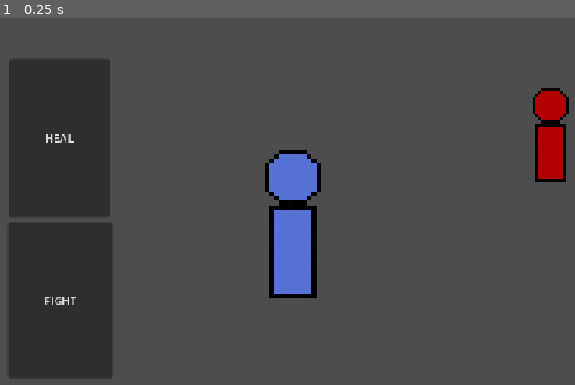
Above: before the commit, frame 1.
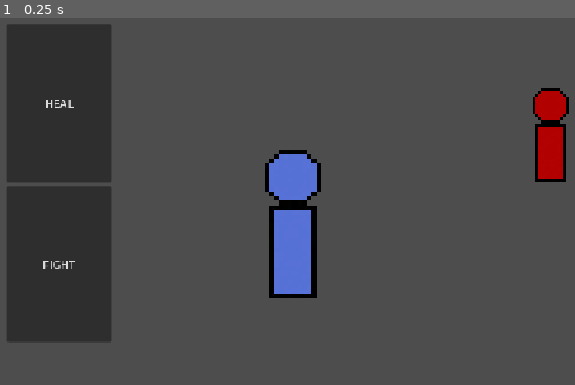
Above: after the commit, the same moment.

Repository: Vix-txt/prototype-of-dftb
Game: Godot game, scene res://scenes/game.tscn
Same seed, same stepped clock (60 frames per second), same inputs: the game is played once before the commit and once after it.
Inputs:
- Up to frame 1 (0.25 s): no input

The runs differ from the first frame. In frame 1, 4.1% of the frame differs, in the area x 1-20%, y 1-98%.

Commit message:
changed heal text

Diff:
--- a/scenes/BattleUI.tscn
+++ b/scenes/BattleUI.tscn
@@ -17,10 +17,10 @@
 
 [node name="FightButton" type="Button" parent="Control" unique_id=2047318990]
 layout_mode = 1
-offset_left = 55.0
-offset_top = 384.0
-offset_right = 206.0
-offset_bottom = 608.0
+offset_left = 53.0
+offset_top = 332.0
+offset_right = 204.0
+offset_bottom = 556.0
 pivot_offset = Vector2(549, -62)
 action_mode = 0
 text = "FIGHT"
@@ -28,10 +28,10 @@
 
 [node name="HealButton" type="Button" parent="Control" unique_id=1169639102]
 layout_mode = 0
-offset_left = 56.0
-offset_top = 148.0
-offset_right = 201.0
-offset_bottom = 376.0
+offset_left = 53.0
+offset_top = 98.0
+offset_right = 204.0
+offset_bottom = 326.0
 text = "HEAL
 "
 script = ExtResource("2_ktx7n")
--- a/scenes/player.gd
+++ b/scenes/player.gd
@@ -16,11 +16,11 @@
 	if battlemanager.dead != true:
 		if health + 25 < max_health and battlemanager.turn == "player":
 			health += 25
-			print("Player health : ", health)
+			print("Player has healed : ", health)
 			healed += 1
 		if health + 25 > max_health and battlemanager.turn == "player":
 			health = max_health
-			print("Player is at max health! : ", health)
+			print("Player is at max health : ", health)
 			healed += 1
 		elif battlemanager.turn != "player":
 			print("Cannot heal, not your turn.")
